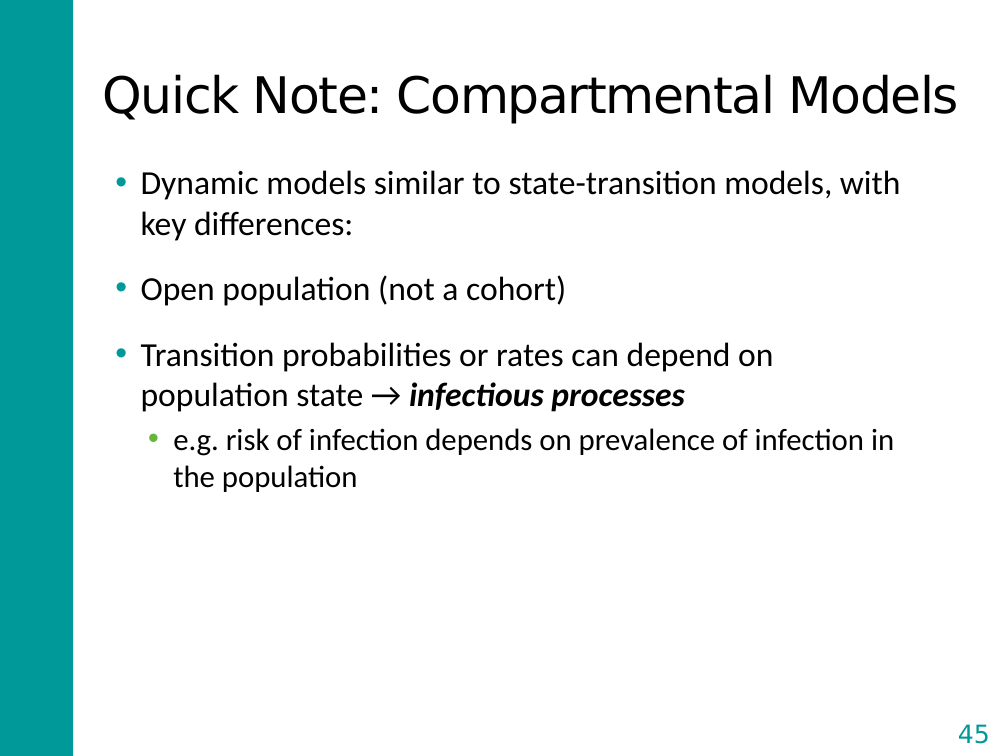
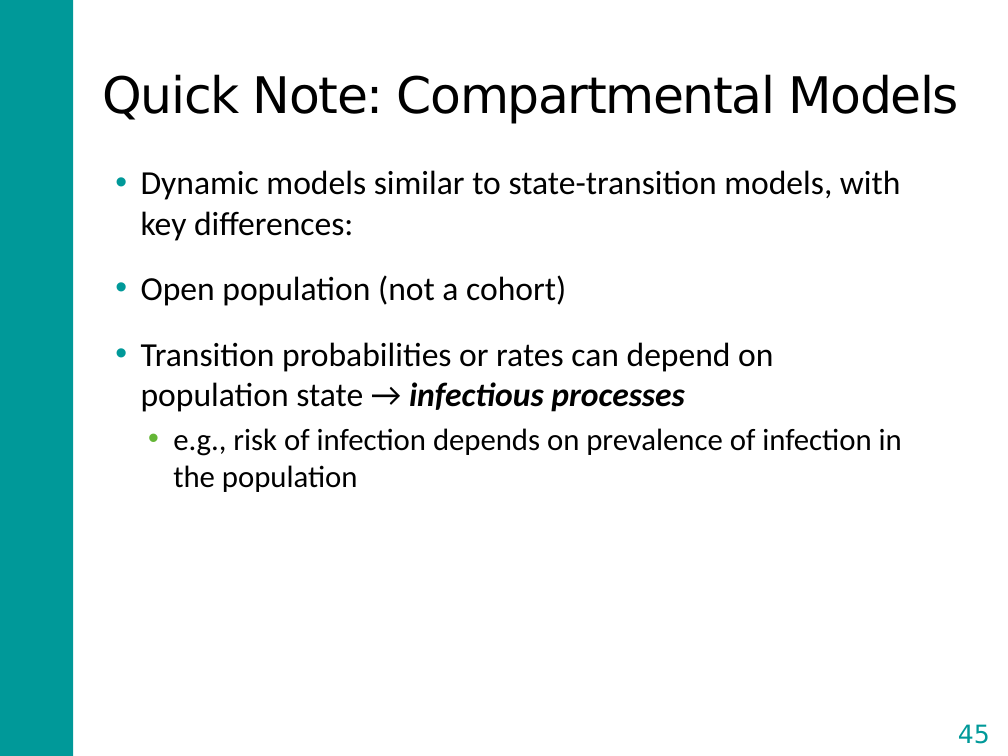
Before and after one commit to DARTH-git/Course-Modularization, a slide deck: slide 45 of static/Course_Modularization/Intro, general, packages/DecisionModelingIntroSlides_Janssen.pptx. Drawn at 1008x756 pixels with LibreOffice and Linux fonts; fonts in the diff are those of the drawing. Boxes give left, top, right and bottom in pixels: in the first picture for what was removed or moved away, otherwise in the second. Text is boxed around its words. In the diff, an @@ line names an element or a change of style, - is before the commit and + after.

```diff
--- a/static/Course_Modularization/Intro, general, packages/DecisionModelingIntroSlides_Janssen.pptx
+++ b/static/Course_Modularization/Intro, general, packages/DecisionModelingIntroSlides_Janssen.pptx
@@ text at [173, 428, 902, 492]: text changed @@
-  • e.g. risk of infection depends on prevalence of infection in the population
+  • e.g., risk of infection depends on prevalence of infection in the population
```
Also in this commit, not shown: 4 other slides changed, 7 other files.
